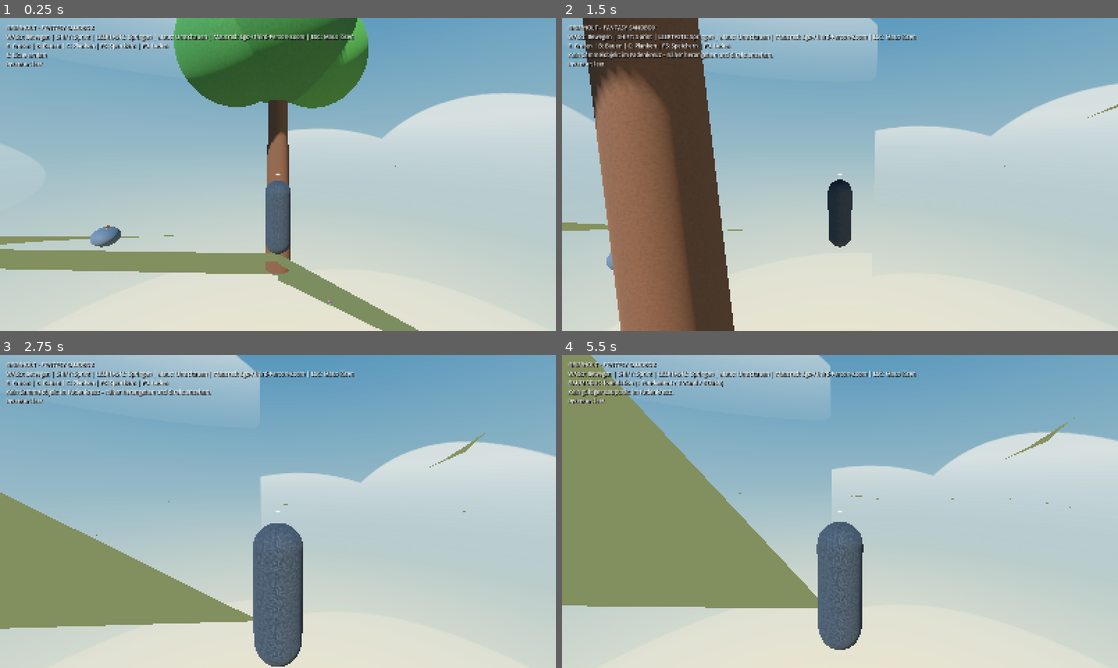
Above: before the commit, frames 1-4 (two rows, left to right).
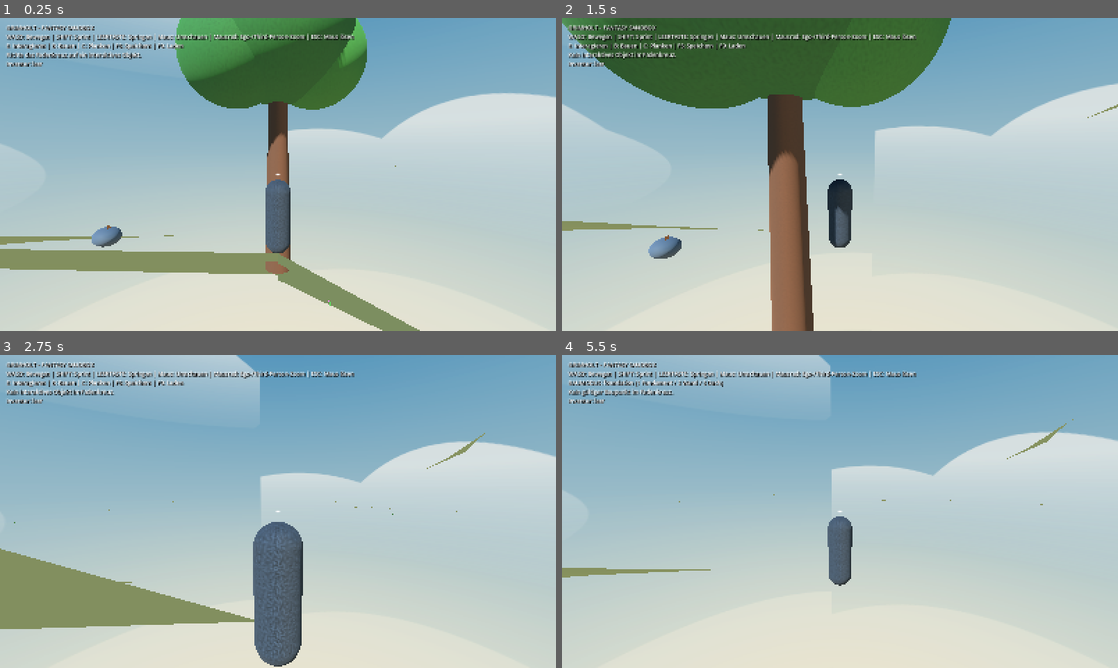
Above: after the commit, the same moments.

Repository: HazelTheSquirrel/Grimholt-Test
Game: Godot game, scene res://scenes/main.tscn
Same seed, same stepped clock (60 frames per second), same inputs: the game is played once before the commit and once after it.
Inputs (mouse positions are in pixels of both pictures, inside the frame that each line leads up to):
- Up to frame 1 (0.25 s): no input
- Up to frame 2 (1.5 s): tap Enter at 0.5 s; move the mouse to (867, 174) at 0.52 s; hold Shift (sprint, bound only after the commit) 0.53-1.28 s; hold W (move_forward) from 0.53 s (still down); tap E (interact, bound only after the commit) at 0.6 s; click (867, 174) at 0.67 s; tap Space (jump, bound only after the commit) at 0.77, 1.07 s; move the mouse to (812, 174) at 1.27 s; tap Shift (sprint, bound only after the commit) at 1.35 s
- Up to frame 3 (2.75 s): keep holding W (move_forward); tap Space (jump, bound only after the commit) at 1.52, 1.55, 1.82, 2.1 s; move the mouse to (289, 505) at 2.02 s; tap E (interact, bound only after the commit) at 2.3 s
- Up to frame 4 (5.5 s): keep holding W (move_forward); move the mouse to (834, 517) at 2.77 s; tap E (interact, bound only after the commit) at 2.85, 4.55 s; click (834, 517) at 2.92 s; tap Space (jump, bound only after the commit) at 3.02, 3.32, 3.77, 3.8, 4.07, 4.52, 4.82 s; tap Shift (sprint, bound only after the commit) at 3.05 s; move the mouse to (878, 514) at 3.52 s; hold Shift (sprint, bound only after the commit) 3.53-4.28 s; move the mouse to (795, 508) at 4.27 s; tap B at 4.35 s; move the mouse to (845, 511) at 5.02 s; hold Shift (sprint, bound only after the commit) from 5.03 s (still down); tap 1 at 5.1 s; click (845, 511) at 5.17 s

The runs differ from the first frame. In frame 1, 1.2% of the frame differs, in the area x 1-76%, y 0-100%; in frame 2, 37%, in the area x 0-97%, y 0-100%; in frame 3, 5.5%; in frame 4, 23%.

Commit message:
Build modular player movement and interaction foundation

Diff:
--- a/Grimholt/scenes/main.tscn
+++ b/Grimholt/scenes/main.tscn
@@ -6,14 +6,15 @@
 [ext_resource type="Script" path="res://scripts/systems/building_system.gd" id="4_building"]
 [ext_resource type="Script" path="res://scripts/systems/inventory.gd" id="5_inventory"]
 [ext_resource type="Environment" path="res://environment/world_environment.tres" id="6_environment"]
+[ext_resource type="Script" path="res://scripts/components/interaction_component.gd" id="7_interaction"]
 
 [sub_resource type="CapsuleShape3D" id="Capsule_player"]
 radius = 0.30
-height = 1.70
+height = 1.75
 
 [sub_resource type="CapsuleMesh" id="CapsuleMesh_player"]
 radius = 0.29
-height = 1.68
+height = 1.72
 
 [node name="Grimholt" type="Node3D"]
 script = ExtResource("1_main")
@@ -41,21 +42,24 @@
 floor_max_angle = 0.872665
 
 [node name="CollisionShape3D" type="CollisionShape3D" parent="Player"]
-position = Vector3(0, 0.85, 0)
+position = Vector3(0, 0.875, 0)
 shape = SubResource("Capsule_player")
 
 [node name="BodyVisual" type="MeshInstance3D" parent="Player"]
-position = Vector3(0, 0.84, 0)
+position = Vector3(0, 0.86, 0)
 mesh = SubResource("CapsuleMesh_player")
 
 [node name="CameraPivot" type="Node3D" parent="Player"]
-position = Vector3(0, 1.55, 0)
+position = Vector3(0, 1.58, 0)
 rotation = Vector3(-0.20944, 0, 0)
 
 [node name="Camera3D" type="Camera3D" parent="Player/CameraPivot"]
 position = Vector3(0, 0.35, 5.2)
 fov = 72.0
 current = true
+
+[node name="InteractionComponent" type="Node" parent="Player"]
+script = ExtResource("7_interaction")
 
 [node name="Inventory" type="Node" parent="Player"]
 script = ExtResource("5_inventory")
--- /dev/null
+++ b/Grimholt/scripts/components/interaction_component.gd
@@ -0,0 +1,38 @@
+extends Node
+class_name GrimholtInteractionComponent
+
+signal focus_changed(target: Node3D)
+
+@export var max_distance: float = 5.0
+@export_flags_3d_physics var collision_mask: int = 1
+
+var _camera: Camera3D
+var _actor: CharacterBody3D
+var _focused_target: Node3D
+
+func setup(actor: CharacterBody3D, camera: Camera3D) -> void:
+    _actor = actor
+    _camera = camera
+
+func get_focused_target() -> Node3D:
+    if not is_instance_valid(_actor) or not is_instance_valid(_camera):
+        return null
+    var origin := _camera.global_position
+    var endpoint := origin - _camera.global_transform.basis.z * max_distance
+    var query := PhysicsRayQueryParameters3D.create(origin, endpoint)
+    query.exclude = [_actor.get_rid()]
+    query.collision_mask = collision_mask
+    var hit := _actor.get_world_3d().direct_space_state.intersect_ray(query)
+    var target := hit.get("collider") as Node3D if not hit.is_empty() else null
+    if is_instance_valid(target) and not target.has_method("interact"):
+        target = null
+    if target != _focused_target:
+        _focused_target = target
+        focus_changed.emit(_focused_target)
+    return _focused_target
+
+func interact() -> bool:
+    var target := get_focused_target()
+    if not is_instance_valid(target) or not target.has_method("interact"):
+        return false
+    return bool(target.call("interact", _actor))
--- a/Grimholt/scripts/player_controller.gd
+++ b/Grimholt/scripts/player_controller.gd
@@ -1,11 +1,14 @@
 extends CharacterBody3D
 class_name GrimholtPlayer
 
-const BODY_HEIGHT := 1.70
+const BODY_HEIGHT := 1.75
 const BODY_RADIUS := 0.30
-const WALK_SPEED := 4.8
-const SPRINT_SPEED := 7.2
-const JUMP_VELOCITY := 5.0
+const WALK_SPEED := 4.2
+const SPRINT_SPEED := 6.2
+const GROUND_ACCELERATION := 14.0
+const GROUND_DECELERATION := 18.0
+const AIR_ACCELERATION := 4.0
+const JUMP_VELOCITY := 4.5
 const MOUSE_SENSITIVITY := 0.002
 const INTERACTION_DISTANCE := 5.0
 const CAMERA_MIN_DISTANCE := 0.08
@@ -18,6 +21,7 @@
 @onready var body_visual: MeshInstance3D = $BodyVisual
 @onready var inventory: GrimholtInventory = $Inventory
 @onready var status_label: Label = $HUD/StatusLabel
+@onready var interaction_component: GrimholtInteractionComponent = $InteractionComponent
 
 var professions := GrimholtProfessionSystem.new()
 var building_system: GrimholtBuildingSystem
@@ -36,6 +40,7 @@
     floor_snap_length = 0.35
     floor_max_angle = deg_to_rad(50.0)
     camera_pivot.rotation.x = deg_to_rad(-8.0)
+    interaction_component.setup(self, camera)
     _apply_camera_distance()
     Input.mouse_mode = Input.MOUSE_MODE_CAPTURED
 
@@ -67,6 +72,9 @@
     _add_key_action("move_backward", KEY_S)
     _add_key_action("move_left", KEY_A)
     _add_key_action("move_right", KEY_D)
+    _add_key_action("sprint", KEY_SHIFT)
+    _add_key_action("jump", KEY_SPACE)
+    _add_key_action("interact", KEY_E)
 
 func _add_key_action(action_name: String, key: Key) -> void:
     if not InputMap.has_action(action_name):
@@ -117,20 +125,22 @@
 func _physics_process(delta: float) -> void:
     if not is_on_floor():
         velocity.y -= gravity * delta
-    elif Input.is_key_pressed(KEY_SPACE):
+    elif Input.is_action_just_pressed("jump"):
         velocity.y = JUMP_VELOCITY
+
     var input_vector := Input.get_vector("move_left", "move_right", "move_forward", "move_backward")
     var local_direction := Vector3(input_vector.x, 0.0, input_vector.y)
     var direction := local_direction.rotated(Vector3.UP, camera_pivot.global_rotation.y).normalized()
-    var speed := SPRINT_SPEED if Input.is_key_pressed(KEY_SHIFT) else WALK_SPEED
-    if direction.length() > 0.01:
-        velocity.x = direction.x * speed
-        velocity.z = direction.z * speed
+    var target_speed := SPRINT_SPEED if Input.is_action_pressed("sprint") else WALK_SPEED
+    var target_velocity := direction * target_speed
+    var acceleration := AIR_ACCELERATION if not is_on_floor() else (GROUND_ACCELERATION if direction.length_squared() > 0.001 else GROUND_DECELERATION)
+    velocity.x = move_toward(velocity.x, target_velocity.x, acceleration * delta)
+    velocity.z = move_toward(velocity.z, target_velocity.z, acceleration * delta)
+
+    if direction.length_squared() > 0.001:
         var target_yaw := atan2(-direction.x, -direction.z)
-        body_visual.rotation.y = lerp_angle(body_visual.rotation.y, target_yaw, delta * 9.0)
-    else:
-        velocity.x = move_toward(velocity.x, 0.0, WALK_SPEED * 5.0 * delta)
-        velocity.z = move_toward(velocity.z, 0.0, WALK_SPEED * 5.0 * delta)
+        body_visual.rotation.y = lerp_angle(body_visual.rotation.y, target_yaw, 1.0 - exp(-10.0 * delta))
+
     move_and_slide()
     _apply_camera_distance()
     if feedback_timer > 0.0:
@@ -138,7 +148,6 @@
         if feedback_timer == 0.0:
             interaction_feedback = ""
     _update_hud()
-
 
 func _apply_camera_distance() -> void:
     if camera == null or camera_pivot == null:
@@ -160,19 +169,12 @@
     body_visual.visible = camera_distance > FIRST_PERSON_THRESHOLD
 
 func _interact() -> bool:
-    var hit := _raycast()
-    if hit.is_empty():
-        _set_feedback("Kein Sammelobjekt im Fadenkreuz – näher herangehen und direkt ansehen.")
-        return false
-    var target := hit.get("collider") as Object
-    if target == null or not target.has_method("harvest"):
-        _set_feedback("Das ist keine sammelbare Ressource.")
-        return false
-    var resource_name := String(target.get("display_name"))
-    if bool(target.call("harvest", inventory)):
-        _set_feedback("%s geerntet. %s" % [resource_name, inventory.get_summary()])
+    if interaction_component.interact():
+        var target := interaction_component.get_focused_target()
+        var prompt := String(target.call("get_interaction_prompt")) if is_instance_valid(target) and target.has_method("get_interaction_prompt") else "Interaktion ausgeführt."
+        _set_feedback(prompt)
         return true
-    _set_feedback("Ernte nicht möglich – möglicherweise ist dein Inventar voll.")
+    _set_feedback("Kein interaktives Objekt im Fadenkreuz.")
     return false
 
 func _set_feedback(message: String) -> void:
@@ -194,18 +196,11 @@
 
 func _raycast() -> Dictionary:
     var origin := camera.global_position
-    var camera_to_player := origin.distance_to(global_position)
-    var ray_length := camera_to_player + INTERACTION_DISTANCE + 0.5
-    var endpoint := origin - camera.global_transform.basis.z * ray_length
+    var endpoint := origin - camera.global_transform.basis.z * (INTERACTION_DISTANCE + 0.5)
     var query := PhysicsRayQueryParameters3D.create(origin, endpoint)
     query.exclude = [get_rid()]
     query.collision_mask = 1
-    var hit := get_world_3d().direct_space_state.intersect_ray(query)
-    if hit.is_empty():
-        return {}
-    if Vector3(hit.position).distance_to(global_position) > INTERACTION_DISTANCE + 0.5:
-        return {}
-    return hit
+    return get_world_3d().direct_space_state.intersect_ray(query)
 
 func _craft(recipe_id: String) -> void:
     if GrimholtCraftingSystem.craft(recipe_id, inventory, professions):
@@ -216,14 +211,12 @@
 func _update_hud() -> void:
     if inventory == null:
         return
-    var mode_text := "BAUMODUS: %s (1 Fundament / 2 Wand / 3 Dach)" % selected_piece if build_mode else "E: Ernten | B: Bauen | C: Planken | F5: Speichern | F9: Laden"
+    var mode_text := "BAUMODUS: %s (1 Fundament / 2 Wand / 3 Dach)" % selected_piece if build_mode else "E: Interagieren | B: Bauen | C: Planken | F5: Speichern | F9: Laden"
     var feedback_text := interaction_feedback
     if feedback_text.is_empty():
-        var target_hit := _raycast()
-        if not target_hit.is_empty():
-            var target := target_hit.get("collider") as Object
-            if target != null and target.has_method("harvest"):
-                feedback_text = "E: %s ernten" % String(target.get("display_name"))
-        if feedback_text.is_empty():
-            feedback_text = "Richte das Fadenkreuz auf einen Baum, Erz oder eine Pflanze."
+        var target := interaction_component.get_focused_target()
+        if is_instance_valid(target):
+            feedback_text = String(target.call("get_interaction_prompt")) if target.has_method("get_interaction_prompt") else "E: Interagieren"
+        else:
+            feedback_text = "Richte das Fadenkreuz auf ein interaktives Objekt."
     status_label.text = "GRIMHOLT – FANTASY SANDBOX\nWASD: Bewegen | SHIFT: Sprint | LEERTASTE: Springen | Maus: Umschauen | Mausrad: Ego-/Third-Person-Zoom | ESC: Maus lösen\n%s\n%s\n%s" % [mode_text, feedback_text, inventory.get_summary()]
--- /dev/null
+++ b/Grimholt/scripts/world/interactable_door.gd
@@ -0,0 +1,25 @@
+extends StaticBody3D
+class_name GrimholtInteractableDoor
+
+@export var open_angle_degrees: float = 100.0
+@export var interaction_label: String = "Tür öffnen"
+@export var animation_speed: float = 5.0
+
+var is_open: bool = false
+var _closed_rotation: float
+var _target_rotation: float
+
+func _ready() -> void:
+    _closed_rotation = rotation.y
+    _target_rotation = _closed_rotation
+
+func _process(delta: float) -> void:
+    rotation.y = lerp_angle(rotation.y, _target_rotation, 1.0 - exp(-animation_speed * delta))
+
+func interact(_actor: Node) -> bool:
+    is_open = not is_open
+    _target_rotation = _closed_rotation + deg_to_rad(open_angle_degrees) * (1.0 if is_open else 0.0)
+    return true
+
+func get_interaction_prompt() -> String:
+    return "Tür schließen" if is_open else interaction_label
--- a/Grimholt/scripts/world/resource_node.gd
+++ b/Grimholt/scripts/world/resource_node.gd
@@ -146,6 +146,15 @@
         _add_mesh(center, "HerbCenter", Vector3(0, 0.7, 0), _textured_material(Color(0.98, 0.78, 0.28)))
     add_child(collision)
 
+func interact(actor: Node) -> bool:
+    if actor == null or not actor.has_node("Inventory"):
+        return false
+    var target_inventory := actor.get_node("Inventory") as GrimholtInventory
+    return harvest(target_inventory)
+
+func get_interaction_prompt() -> String:
+    return "E: %s abbauen" % display_name
+
 func harvest(target_inventory: GrimholtInventory) -> bool:
     if depleted or target_inventory == null or yield_item.is_empty() or yield_amount <= 0:
         return false
--- a/Grimholt/tests/player_physics_test.gd
+++ b/Grimholt/tests/player_physics_test.gd
@@ -62,6 +62,9 @@
         return
 
     var start := player.global_position
+    if not is_equal_approx((player.get_node("CollisionShape3D").shape as CapsuleShape3D).height, 1.75):
+        _fail("Player physical capsule is not 1.75 metres tall.")
+        return
     Input.action_press("move_forward")
     for i in range(30):
         await physics_frame
@@ -71,7 +74,7 @@
         _fail("Forward input did not move the player. distance=%f" % distance)
         return
 
-    print("PASS: player stays grounded, camera zoom toggles first/third person safely, and forward input moves the character.")
+    if player.velocity.length() > 0.1:\n        _fail("Player should decelerate after releasing movement input.")\n        return\n\n    print("PASS: 1.75 m player remains grounded, camera zoom works, and accelerated movement responds to input.")
     quit(0)
 
 func _fail(message: String) -> void:
--- a/Grimholt/tests/scene_structure_test.gd
+++ b/Grimholt/tests/scene_structure_test.gd
@@ -21,6 +21,7 @@
         "Player/CameraPivot",
         "Player/CameraPivot/Camera3D",
         "Player/Inventory",
+        "Player/InteractionComponent",
         "Player/HUD",
         "Player/HUD/StatusLabel",
         "Player/HUD/Crosshair"
@@ -30,6 +31,20 @@
             _fail("Editable scene node is missing: " + node_path)
             scene.free()
             return
+    var player := scene.get_node("Player") as CharacterBody3D
+    var capsule := player.get_node("CollisionShape3D").shape as CapsuleShape3D
+    if not is_equal_approx(capsule.height, 1.75):
+        _fail("Player capsule must be exactly 1.75 metres tall.")
+        scene.free()
+        return
+    if not ResourceLoader.exists("res://scripts/components/interaction_component.gd"):
+        _fail("Modular interaction component script is missing.")
+        scene.free()
+        return
+    if not ResourceLoader.exists("res://scripts/world/interactable_door.gd"):
+        _fail("Reusable door interactable script is missing.")
+        scene.free()
+        return
     if not ResourceLoader.exists("res://scripts/world/terrain_world.gd"):
         _fail("Terrain generator script is missing.")
         scene.free()
Not shown: 1 places in Grimholt/scenes/main.tscn that only renumber resources
Not shown, changed: Grimholt/docs/EDITOR_GUIDE.md
Not shown, changed: Grimholt/docs/ROADMAP.md
